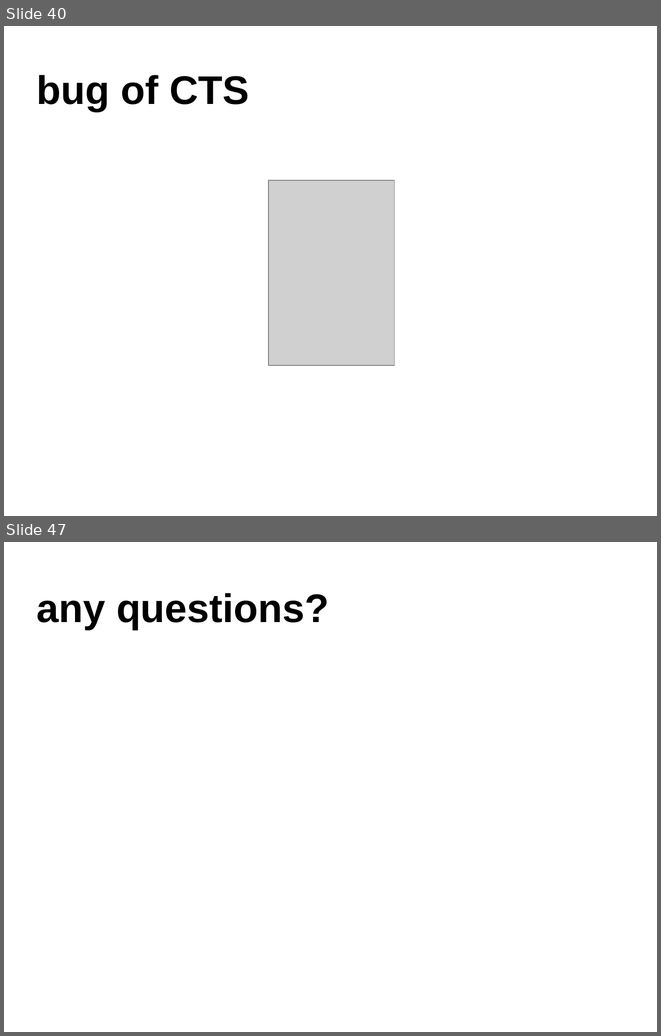
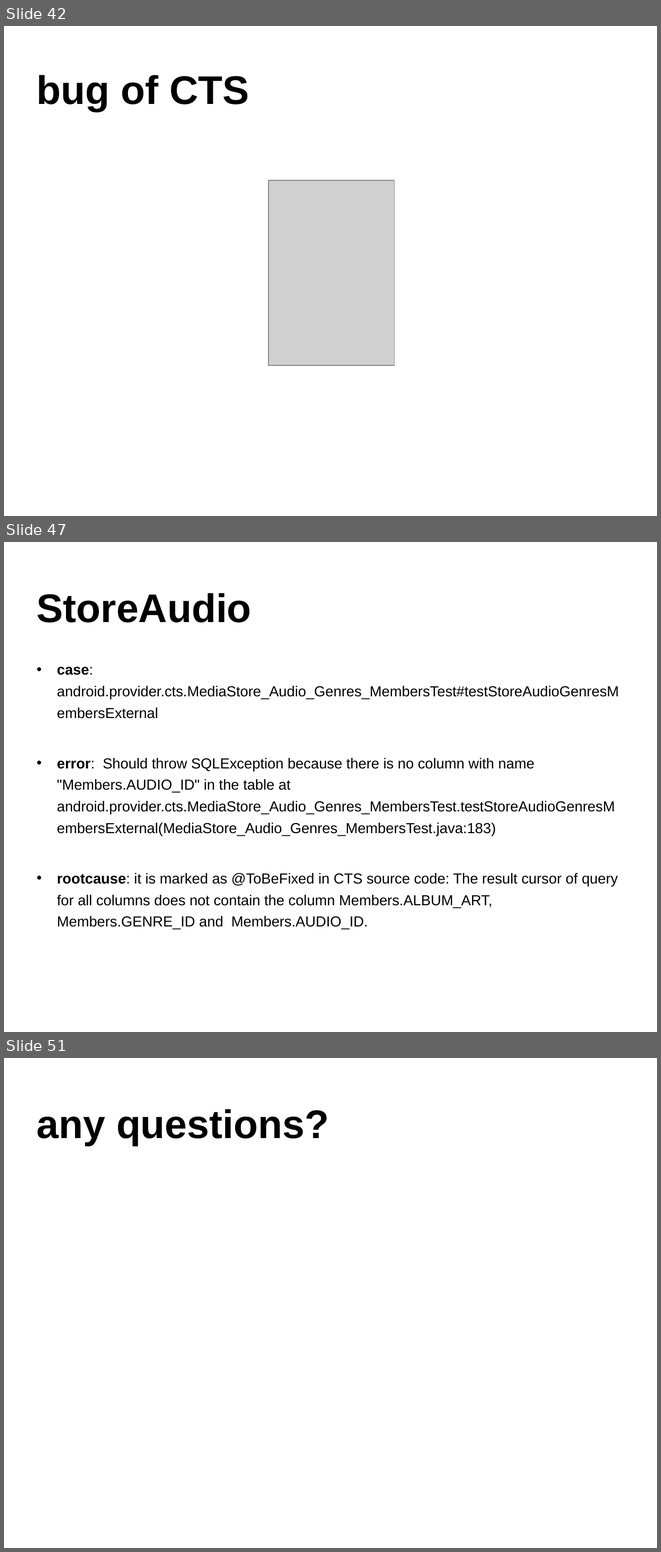
Before and after one commit to widerules/system-information, a slide deck: cts/CTS-training.ppt. Shown one above the other, each under a label of ours: slides 40 and 47 before the commit, slides 42, 47 and 51 after it; the slides between them are not shown. The pictures are 661x1036 and 661x1552 pixels, drawn with LibreOffice and Linux fonts; fonts in the diff are those of the drawing; grey boxes stand for pictures; background and template pictures are left out. Boxes give left, top, right and bottom in pixels: in the first picture for what was removed or moved away, otherwise in the second. Text is boxed around its words. In the diff, an @@ line names an element or a change of style, - is before the commit and + after.

```diff
--- a/cts/CTS-training.ppt
+++ b/cts/CTS-training.ppt
@@ slide 47 added at <box>4,542,657,1032</box>, background picture (left out) @@
@@ text added at <box>37,593,252,623</box>, 44 pt, text #000000, bold @@
+StoreAudio
@@ text added at <box>57,667,619,929</box>, 16 pt, text #000000 @@
+• case: android.provider.cts.MediaStore_Audio_Genres_MembersTest#testStoreAudioGenresMembersExternal
+• error: Should throw SQLException because there is no column with name "Members.AUDIO_ID" in the table at android.provider.cts.MediaStore_Audio_Genres_MembersTest.testStoreAudioGenresMembersExternal(MediaStore_Audio_Genres_MembersTest.java:183)
+• rootcause: it is marked as @ToBeFixed in CTS source code: The result cursor of query for all columns does not contain the column Members.ALBUM_ART, Members.GENRE_ID and Members.AUDIO_ID.
@@ what was slide 40 is now slide 42 @@
@@ what was slide 47 is now slide 51 @@
```
Also in this commit, not shown: 33 slides changed, 3 other slides added.
